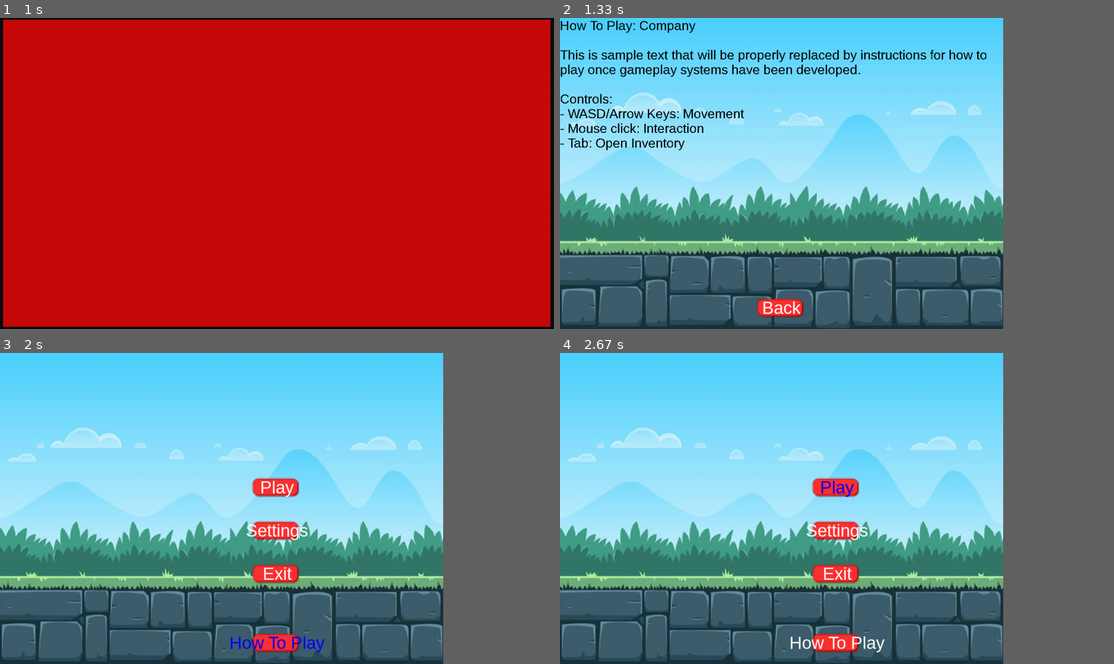
Above: before the commit, frames 1-4 (two rows, left to right).
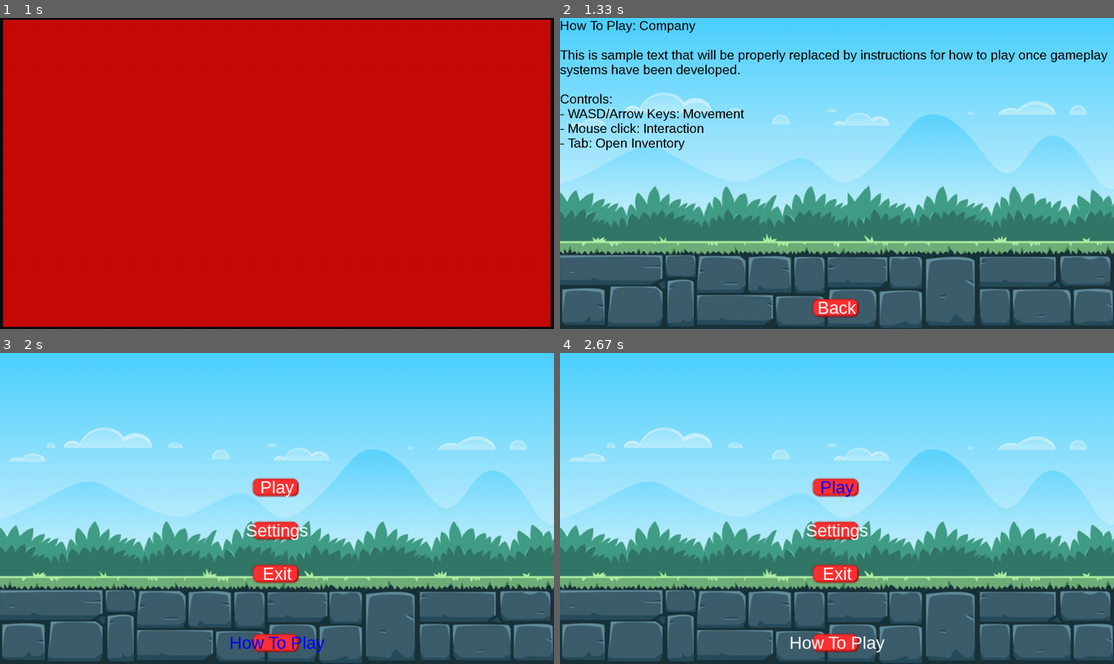
Above: after the commit, the same moments.

Repository: cse442-at-ub/s24semesterproject-we-love-the-company
Game: pygame game, started from src/game/game.py
Same seed, same stepped clock (60 frames per second), same inputs: the game is played once before the commit and once after it.
Inputs (mouse positions are in pixels of both pictures, inside the frame that each line leads up to):
- Up to frame 1 (1 s): click (277, 173) at 0.38 s
- Up to frame 2 (1.33 s): click "How To Play" at 1.22 s
- Up to frame 3 (2 s): click "Play:" at 1.55 s; click "Back" at 1.88 s
- Up to frame 4 (2.67 s): click (820, 455) at 2.38 s
In our replay, in frame 2 the window is 720x506 before the commit and 900x506 after it. These sizes can differ from the game's own. Grey fills any space a smaller window leaves; there, only what the larger window draws over its background counts as a difference.

Frame 1 is identical in both runs. In frame 2, 32% of the frame differs, in the area x 0-100%, y 0-100%; in frame 3, 29%; in frame 4, 29%.

Commit message:
refactor part3
now it is kinda testable!

Diff:
--- a/src/game/HowToPlay.py
+++ b/src/game/HowToPlay.py
@@ -1,6 +1,8 @@
 import pygame
 import os
 from Buttons import Button
+
+from gamestate import *
 
 # taken from: https://stackoverflow.com/questions/42014195/rendering-text-with-multiple-lines-in-pygame
 def blit_text(surface, text, pos, font, color=pygame.Color('black')):
@@ -20,55 +22,42 @@
         x = pos[0]  # Reset the x.
         y += word_height  # Start on new row.
 
-class Instructions:
-    def __init__(self, window, clock, path, textFont, paragraphFont):
-        self.window = window
-        self.clock = clock
-        self.path = path
-        self.textFont = textFont
-        self.paragraphFont = paragraphFont
+ID = "how_to_play"
 
-    #For this i followed what we had in menu.py
-    #using the button class complete and following the whole layout like the menu.py
-    #for now the audio and video buttons dont do anything
-    #and the back(exit button takes back to the menu page)
-    def display_instructions_menu(self):
-        pygame.display.set_caption("We love the Company | How to Play")
-        run = True
-        instructions_window = pygame.display.set_mode((1024, 720))
-        instructions_file = open("how-to-play-text.txt")
-        instructions_text = instructions_file.read()
-        instructions_file.close()
-        while run:
-            #this is kinda copied from the menu.py (i assume it just makes the screen)
-            window_size = instructions_window.get_size()
-            self.clock.tick(27)  # Control framerates
-            instructions_window.fill((0, 0, 0))
-            background_image = pygame.image.load(os.path.join(self.path + 'background.jpg'))
-            background_image = pygame.transform.scale(background_image, window_size)
-            instructions_window.blit(background_image, (0, 0))
+class InstructionsScene:
+    def __init__(self, screen):
+        self.id = ID
+        self.path = os.path.dirname(__file__) + "/"
 
-            menuMousePOS = pygame.mouse.get_pos()
+        self.textFont = pygame.font.SysFont("Arial", 40)
+        self.paragraphFont = pygame.font.SysFont("Arial", 30)
 
-            screen_center_x = instructions_window.get_width() // 2
-            back_button_y = instructions_window.get_height() - 50
+        with open(self.path + "how-to-play-text.txt") as instructions_file:
+            self.instructions_text = instructions_file.read()
 
-            blit_text(instructions_window,instructions_text,(0,0),self.paragraphFont)
+        screen_center_x = screen.get_width() // 2
+        back_button_y = screen.get_height() - 50
 
-            BackButton = Button(image=pygame.image.load(self.path + "Assets/button.png"), pos=(screen_center_x, back_button_y),
-                            text_input="Back", font=self.textFont, base_color="white", hovering_color="blue")
+        self.BackButton = Button(image=pygame.image.load(self.path + "Assets/button.png"), pos=(screen_center_x, back_button_y),
+                    text_input="Back", font=self.textFont, base_color="white", hovering_color="blue")
 
-            for button in [BackButton]:
-                button.changeColor(menuMousePOS)
-                button.update(instructions_window)
+    def initHandlers(self, state: Gamestate):
+        state.handlers[ID] = Handler(render, doNothing, doNothing, mouseMove, mousePress)
 
-            for event in pygame.event.get():
-                if event.type == pygame.QUIT:
-                    run = False
-                elif event.type == pygame.MOUSEBUTTONDOWN:
-                    if BackButton.checkForInput(menuMousePOS):
-                        run = False
-                        print("back button pressed")
+def mouseMove(state: Gamestate, pos, rel, buttons, touch):
+    state.scene.BackButton.changeColor(pos)
 
+def mousePress(state: Gamestate, pos, buttons, touch):
+    if (state.scene.BackButton.checkForInput(pos)):
+        state.popScene()
 
-            pygame.display.flip()  # Update the display
+def render(state: Gamestate):
+
+    # the slowest thing you could possibly do
+    background_image = pygame.image.load(state.scene.path + 'background.jpg')
+    background_image = pygame.transform.scale(background_image, state.screen.get_size())
+    state.screen.blit(background_image, (0, 0))
+
+    blit_text(state.screen, state.scene.instructions_text, (0,0), state.scene.paragraphFont)
+
+    state.scene.BackButton.update(state.screen)
--- a/src/game/menu.py
+++ b/src/game/menu.py
@@ -4,7 +4,6 @@
 from gamestate import *
 
 from Buttons import Button
-from HowToPlay import Instructions
 
 ID = "main_menu"
 
@@ -14,13 +13,7 @@
 
         self.path = os.path.dirname(__file__) + "/"
 
-        clock = pygame.time.Clock()
-
         self.textFont = pygame.font.SysFont("Arial", 40)
-        self.paragraphFont = pygame.font.SysFont("Arial", 30)
-
-        #initialize How To Play screen here
-        self.HowToPlay = Instructions(screen, clock, self.path, self.textFont, self.paragraphFont)
 
         screen_center_x = screen.get_width() // 2
         play_button_y = screen.get_height() // 2 - 50
@@ -53,6 +46,7 @@
         button.changeColor(pos)
 
 from OptionsMenu import SettingsScene
+from HowToPlay import InstructionsScene
 
 def mousePress(state: Gamestate, pos, buttons, touch):
     if (state.scene.PlayButton.checkForInput(pos)):
@@ -62,8 +56,7 @@
     elif (state.scene.SettingsButton.checkForInput(pos)):
         state.pushScene(SettingsScene(state.screen))
     elif (state.scene.InstructionsButton.checkForInput(pos)):
-        print("How To Play button clicked")
-        state.scene.HowToPlay.display_instructions_menu()
+        state.pushScene(InstructionsScene(state.screen))
 
 def render(state: Gamestate):
 
